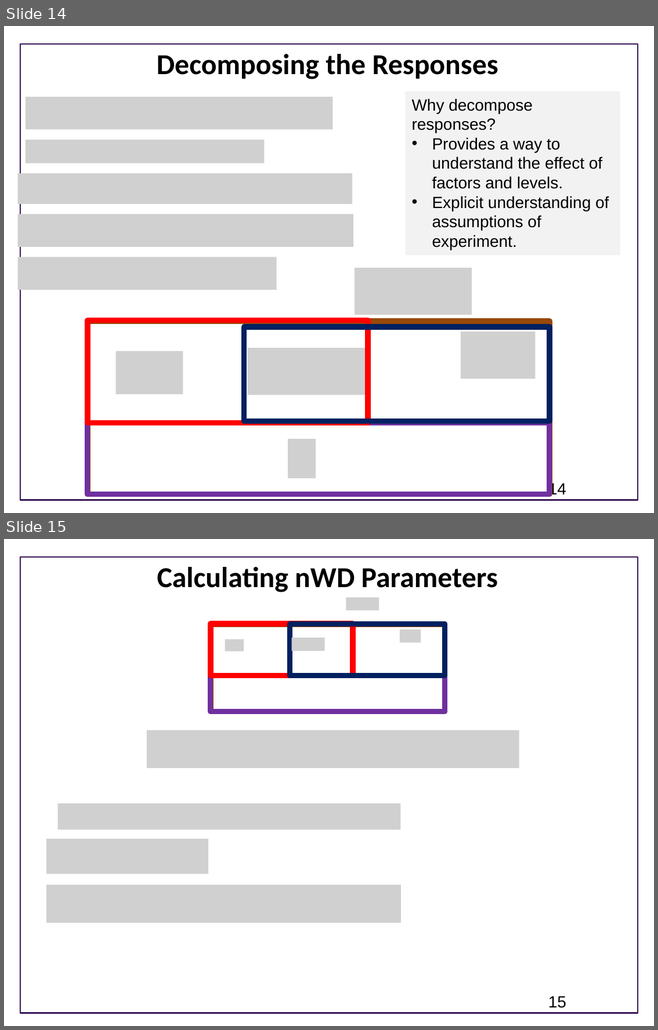
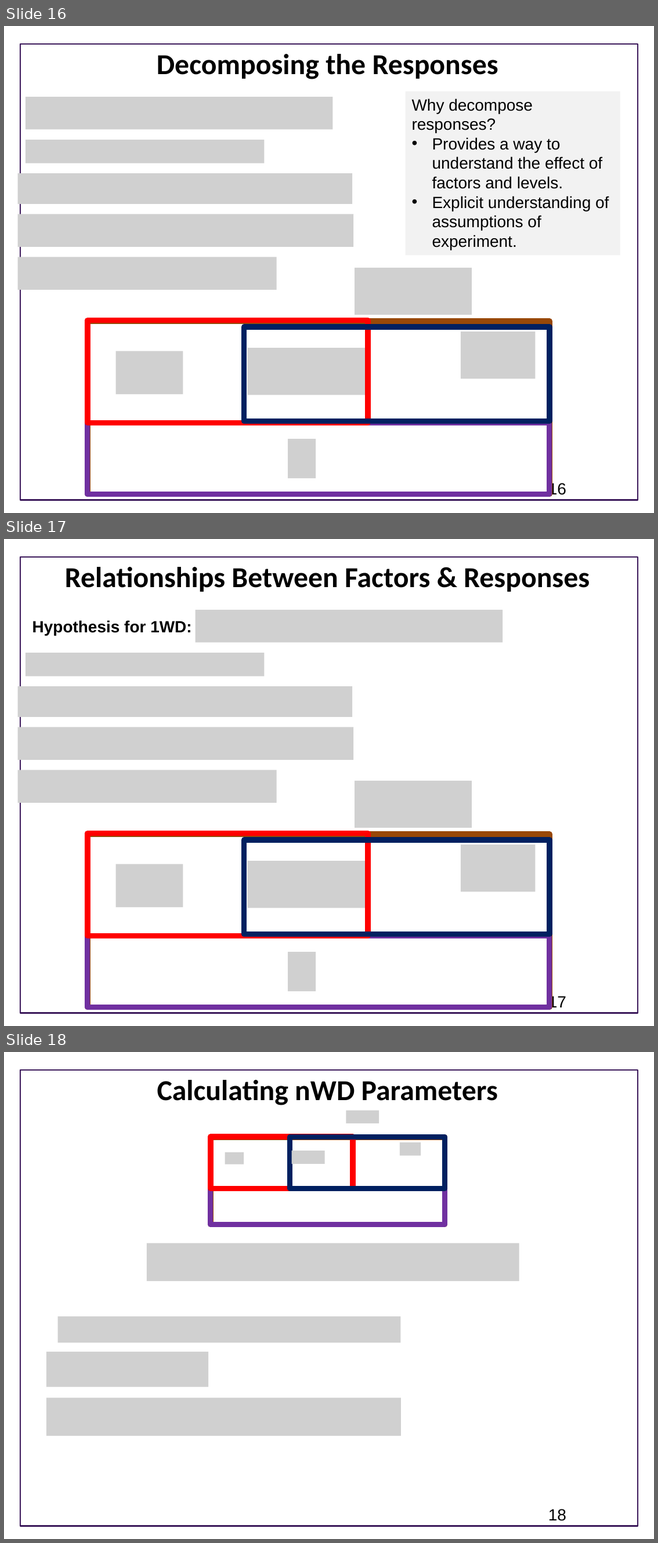
Before and after one commit to ModelEngineering/BIOEN-437, a slide deck: Lectures/Design-Of-Experiments/doe_overview.pptx. Shown one above the other, each under a label of ours: slides 14 and 15 before the commit, slides 16, 17 and 18 after it. The pictures are 658x1030 and 658x1543 pixels, drawn with LibreOffice and Linux fonts; fonts in the diff are those of the drawing; grey boxes stand for pictures; background and template pictures are left out. Boxes give left, top, right and bottom in pixels: in the first picture for what was removed or moved away, otherwise in the second. Text is boxed around its words. In the diff, an @@ line names an element or a change of style, - is before the commit and + after.

```diff
--- a/Lectures/Design-Of-Experiments/doe_overview.pptx
+++ b/Lectures/Design-Of-Experiments/doe_overview.pptx
@@ slide 17 added at box(4, 539, 654, 1026), background #FFFFFF; not listed: 1 template element that a slide beside it also shows @@
@@ title added at box(65, 567, 589, 592), 32 pt, text #000000, bold @@
+Relationships Between Factors & Responses
@@ text added at box(32, 620, 192, 635), 18 pt, text #000000, bold @@
+Hypothesis for 1WD:
@@ picture added at box(195, 610, 502, 642) @@
@@ picture added at box(25, 653, 264, 676) @@
@@ picture added at box(18, 686, 352, 717) @@
@@ picture added at box(18, 727, 354, 760) @@
@@ picture added at box(18, 770, 276, 803) @@
@@ picture added at box(354, 781, 471, 828) @@
@@ rectangle added at box(88, 834, 550, 1006), outline #984807 6 pt @@
@@ rectangle added at box(88, 833, 368, 936), outline #FF0000 6 pt @@
@@ rectangle added at box(244, 840, 549, 934), outline #002060 6 pt @@
@@ picture added at box(460, 845, 535, 892) @@
@@ picture added at box(116, 864, 183, 907) @@
@@ picture added at box(247, 861, 365, 908) @@
@@ rectangle added at box(87, 936, 549, 1008), outline #7030A0 6 pt @@
@@ picture added at box(288, 952, 316, 992) @@
@@ page number added at box(548, 995, 566, 1010), 18 pt, text #000000 @@
+17
@@ what was slide 14 is now slide 16 @@
@@ page number at box(548, 482, 566, 497): text changed @@
-14
+16
@@ what was slide 15 is now slide 18 @@
@@ page number at box(548, 1509, 566, 1521): text changed @@
-15
+18
```
Also in this commit, not shown: 11 slides changed, 2 other slides added, 1 other file.
